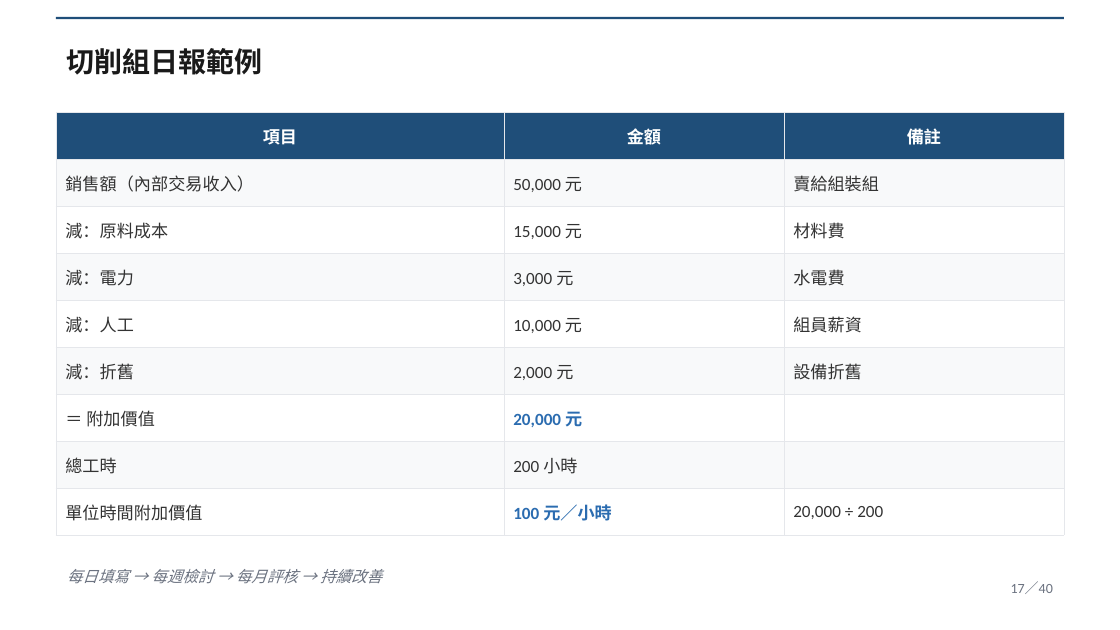
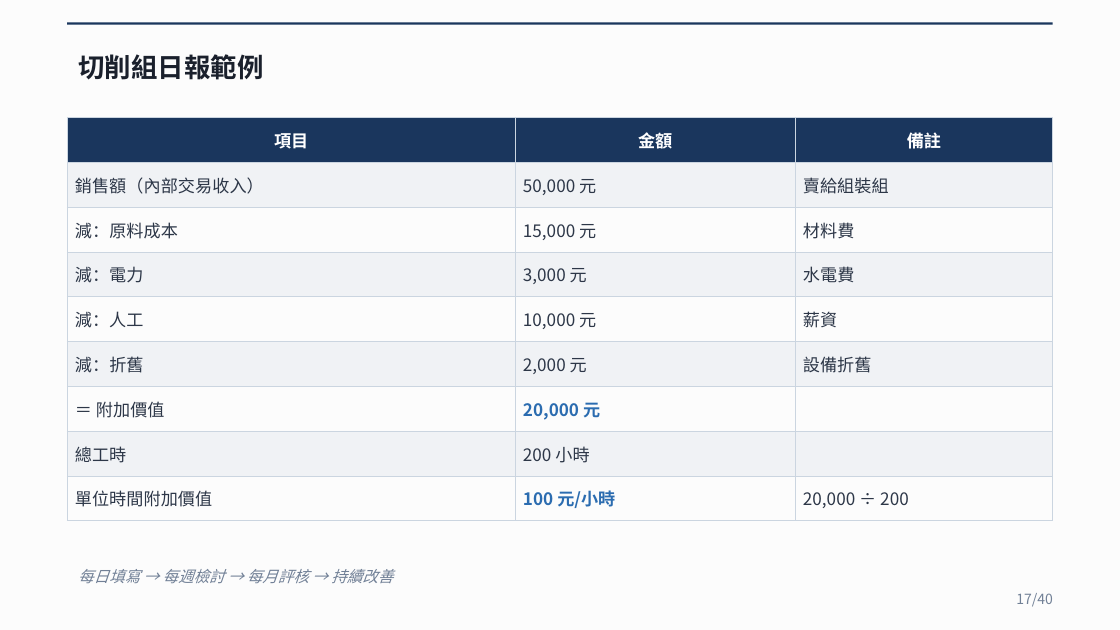
Before and after one commit to Lingo1516/Lingo1516.github.io, a slide deck: slide 17 of 阿米巴經營_40頁完整講義.pptx. Drawn at 1120x630 pixels with LibreOffice and Linux fonts; fonts in the diff are those of the drawing. Boxes give left, top, right and bottom in pixels: in the first picture for what was removed or moved away, otherwise in the second. Text is boxed around its words. In the diff, an @@ line names an element or a change of style, - is before the commit and + after.

Commit message:
v3 教育版 字型改Noto Sans CJK SC 加大版面

```diff
--- a/阿米巴經營_40頁完整講義.pptx
+++ b/阿米巴經營_40頁完整講義.pptx
@@ background #FFFFFF to #FCFCFC @@
@@ rectangle: place and size @@
-rectangle at (56, 17, 1064, 19)
+rectangle at (67, 22, 1053, 25)
@@ rectangle at (67, 22, 1053, 25): fill #1F4E79 to #1A365D @@
@@ text "切削組日報範例": place and size @@
-text "切削組日報範例" at (67, 48, 263, 75)
+text "切削組日報範例" at (78, 54, 263, 80)
@@ text "切削組日報範例" at (78, 54, 263, 80): size 18 to 17 pt, font Calibri to Noto Sans CJK SC, text colour #1A1A1A to #1A202C @@
@@ table at (67, 118, 1053, 512) @@
-row 5, column 3: 組員薪資
+row 5, column 3: 薪資
-row 9, column 2: 100 元／小時
+row 9, column 2: 100 元/小時
@@ fill #1F4E79 to #1A365D in row 1 @@
@@ fill #F8F9FA to #F0F2F5 in 12 cells @@
@@ fill #FFFFFF to #FCFCFC in 12 cells @@
@@ font Calibri to Noto Sans CJK SC @@
@@ text colour #333333 to #2D3748 in "銷售額（內部交易收入）", "50,000 元", "賣給組裝組", "減：原料成本" and 15 more places @@
@@ borders changed @@
@@ table: place and size @@
-table at (56, 112, 1064, 525)
+table at (67, 118, 1053, 512)
@@ text "每日填寫 → 每週檢討 → 每月評核 ...": place and size @@
-text "每日填寫 → 每週檢討 → 每月評核 ..." at (67, 569, 382, 583)
+text "每日填寫 → 每週檢討 → 每月評核 ..." at (78, 569, 393, 583)
@@ text "每日填寫 → 每週檢討 → 每月評核 ..." at (78, 569, 393, 583): font Calibri to Noto Sans CJK SC, text colour #6B7280 to #718096 @@
@@ text at (1016, 593, 1053, 607): text changed; font Calibri to Noto Sans CJK SC; text colour #6B7280 to #718096 @@
-17／40
+17/40
```
Also in this commit, not shown: 39 other slides changed.
